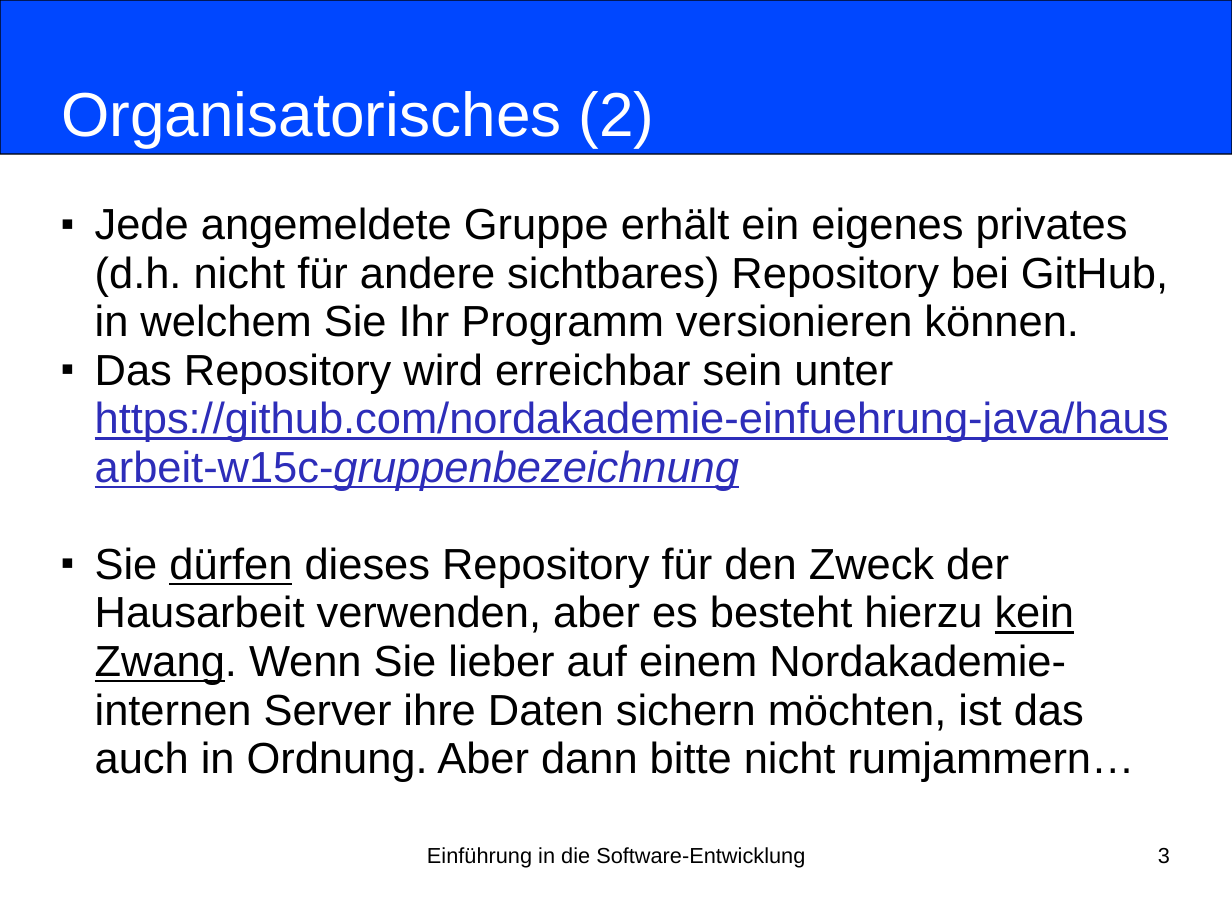
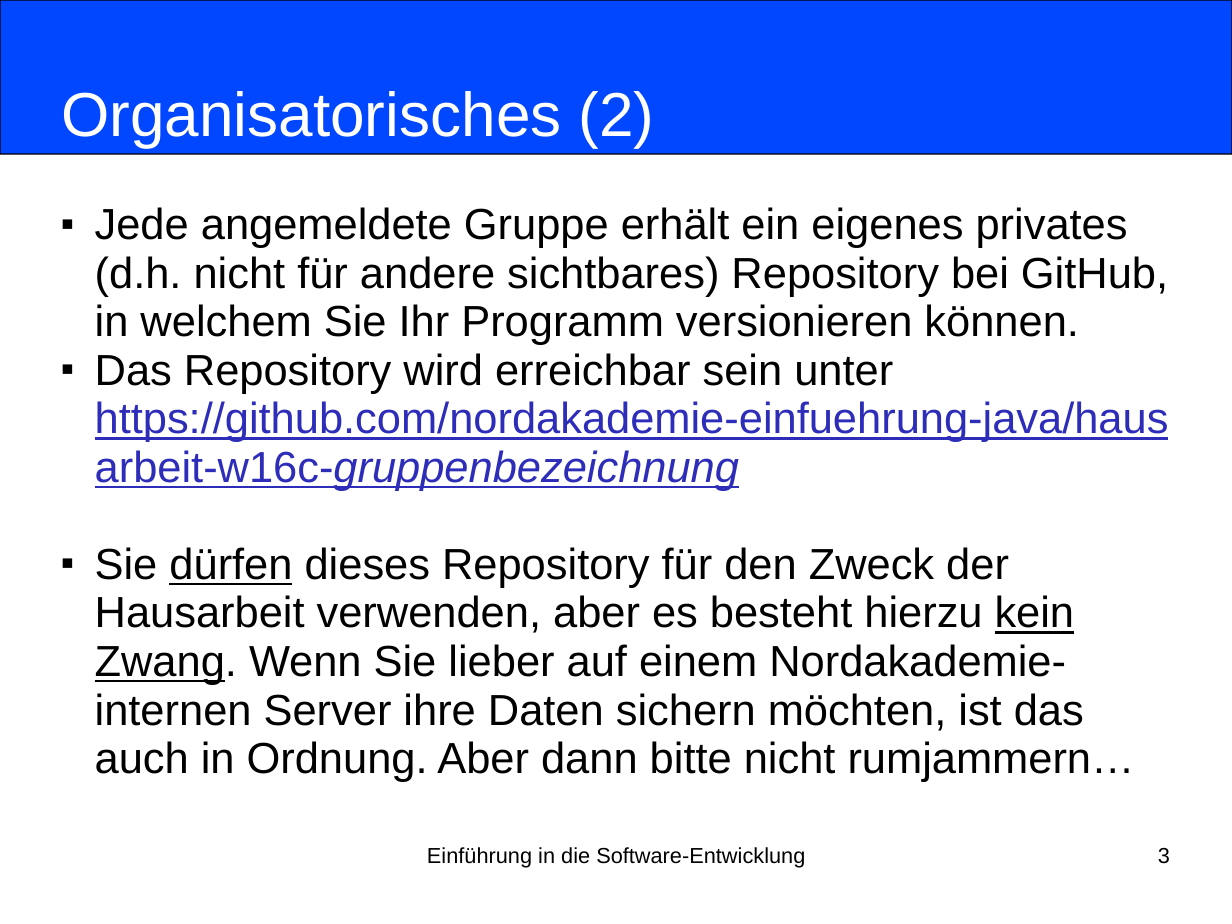
Before and after one commit to nordakademie-einfuehrung-java/vorlesungsskript, a slide deck: slide 3 of folien/Semester_04_Termin_03_Kapitel11.pptx. Drawn at 1232x924 pixels with LibreOffice and Linux fonts; fonts in the diff are those of the drawing. Boxes give left, top, right and bottom in pixels: in the first picture for what was removed or moved away, otherwise in the second. Text is boxed around its words. In the diff, an @@ line names an element or a change of style, - is before the commit and + after.

```diff
--- a/folien/Semester_04_Termin_03_Kapitel11.pptx
+++ b/folien/Semester_04_Termin_03_Kapitel11.pptx
@@ subtitle at box(95, 353, 1169, 491): text changed @@
-■ Das Repository wird erreichbar sein unter https://github.com/nordakademie-einfuehrung-java/hausarbeit-w15c-gruppenbezeichnung
+■ Das Repository wird erreichbar sein unter https://github.com/nordakademie-einfuehrung-java/hausarbeit-w16c-gruppenbezeichnung
```
Also in this commit, not shown: 3 other slides changed, 1 other file.
